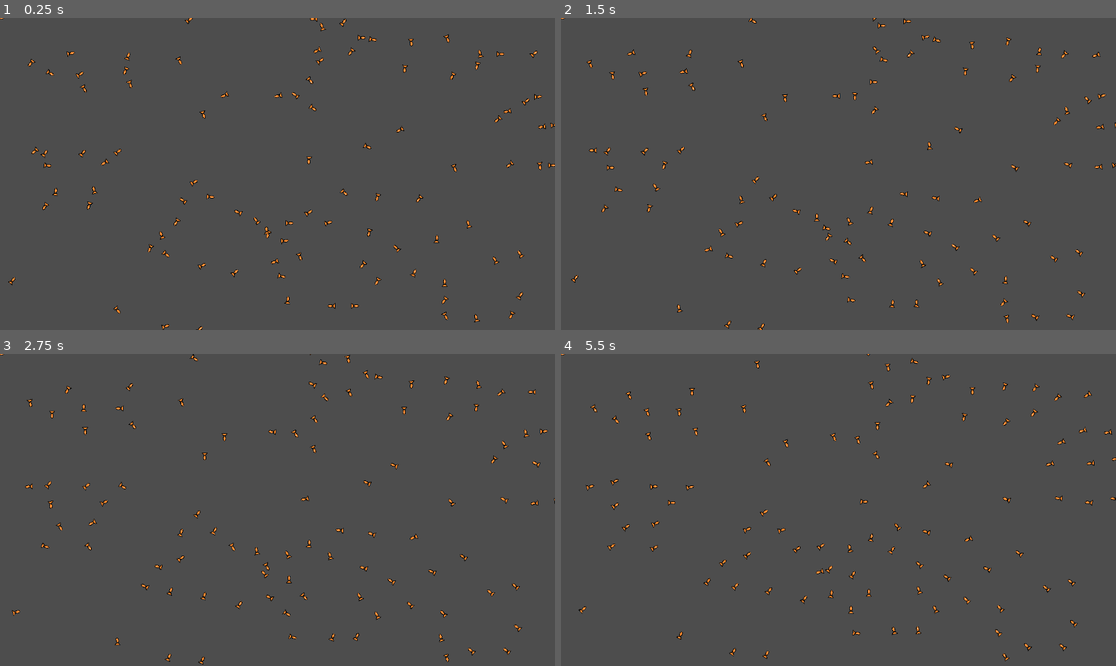
Above: before the commit, frames 1-4 (two rows, left to right).
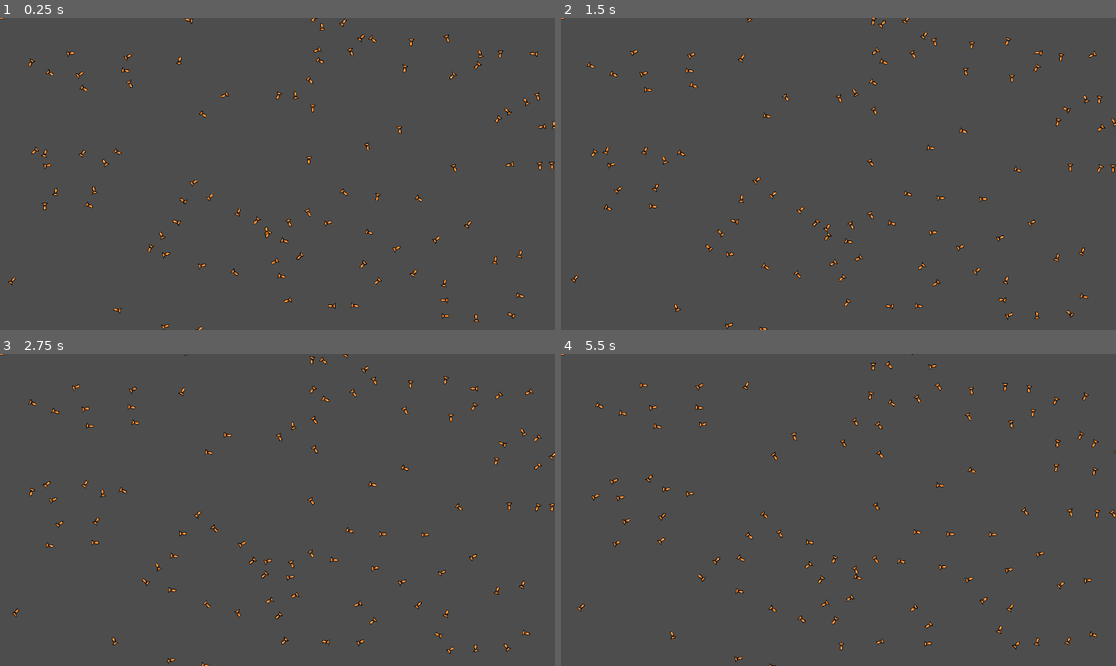
Above: after the commit, the same moments.

Repository: AdithaD/FishSchools
Game: Godot game, scene res://Simulation.tscn
The game is run twice, just before and just after one commit, with the same random seed, the same clock (stepped at 60 frames per second) and the same inputs.
Inputs:
- Up to frame 1 (0.25 s): no input
- Up to frame 2 (1.5 s): no input
- Up to frame 3 (2.75 s): no input
- Up to frame 4 (5.5 s): no input

The runs differ from the first frame. In frame 1, 1.3% of the frame differs, in the area x 5-100%, y 0-100%; in frame 2, 2.1%; in frame 3, 2.6%; in frame 4, 2.8%, in the area x 2-100%, y 0-100%.

Commit message:
added vision angle

Diff:
--- a/PackedScenes/FishAgent.gd
+++ b/PackedScenes/FishAgent.gd
@@ -5,6 +5,7 @@
 @export var range_of_orientation = 150
 @export var range_of_repulsion = 50
 
+@export var blind_spot_angle = PI /2
 
 @export var attraction_scaling_factor = 1
 
@@ -52,15 +53,18 @@
 	for agent in agents:
 		var displacement = get_displacement_to(agent)
 
-		if displacement.length() < range_of_repulsion:
-			repulsion += -displacement
-			pass
-		elif displacement.length() < range_of_orientation:
-			orientation += agent.direction
-			pass
-		elif displacement.length() < range_of_attraction:
-			attraction += displacement
-			pass
+		## vision angle
+		if abs(displacement.angle_to(-direction)) > blind_spot_angle :
+			if displacement.length() < range_of_repulsion:
+				repulsion += -displacement
+				pass
+			elif displacement.length() < range_of_orientation:
+				orientation += agent.direction
+				pass
+			elif displacement.length() < range_of_attraction:
+				attraction += displacement
+				pass
+
 
 	var new_direction = Vector2(0,0)
 
